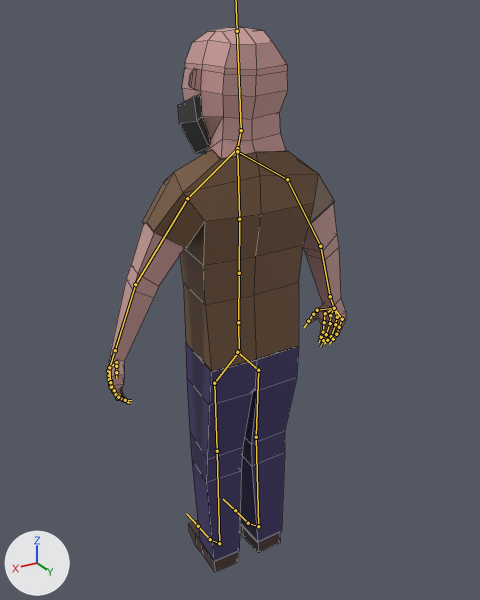
Before and after pictures for a commit that changed the FBX model Assets/Models/3D/character.fbx.
Before and after are seen from a 50 mm lens placed at (1.82, 3.14, 3.49), pointed at (-0.07, -0.01, 1.91). The axes (+X, +Y, +Z) are drawn at lower left. The lights are the same throughout. The bones that bend it are drawn over the model as lines. Mesh edges are drawn as thin lines.
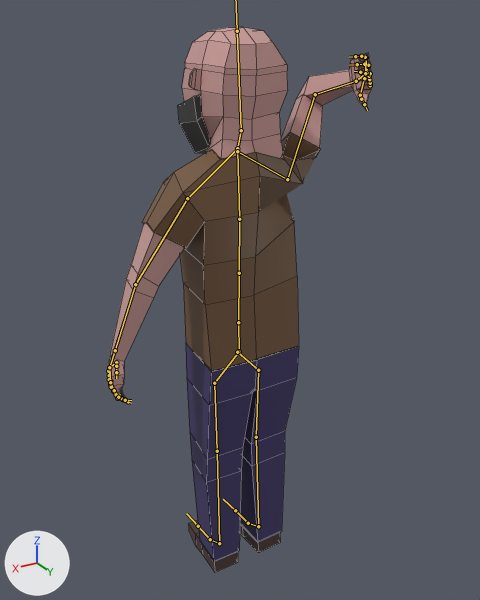
The newer file adds an action. The first version stands in its rest pose; the second is drawn at frame 11 of the action 'Character|ToolOnBack'.

Pixel boxes (x1, y1, x2, y2) of what changed, in the pictures (480 x 600 px):
'Cube', posed (11% wider): before (108, 27, 346, 572); after (108, 27, 372, 572)
bone 'Bone.029', root to tip: before (287, 179) to (320, 246); after (287, 179) to (315, 94)
bone 'Bone.030', root to tip: before (320, 246) to (330, 296); after (315, 94) to (356, 81)
bone 'Bone.031', root to tip: before (330, 296) to (334, 308); after (356, 81) to (365, 73)

What the commit changed:
Bone 'Bone.029' (bone_bone_029) turns from (0, 0, 0) to (-121, -24, -89) degrees about its own x, y and z.
Bone 'Bone.030' (bone_bone_030) turns from (0, 0, 0) to (-87, -24, -20) degrees about its own x, y and z.
Bone 'Bone.031' (bone_bone_031) turns from (0, 0, 0) to (8, 37, -8) degrees about its own x, y and z.
